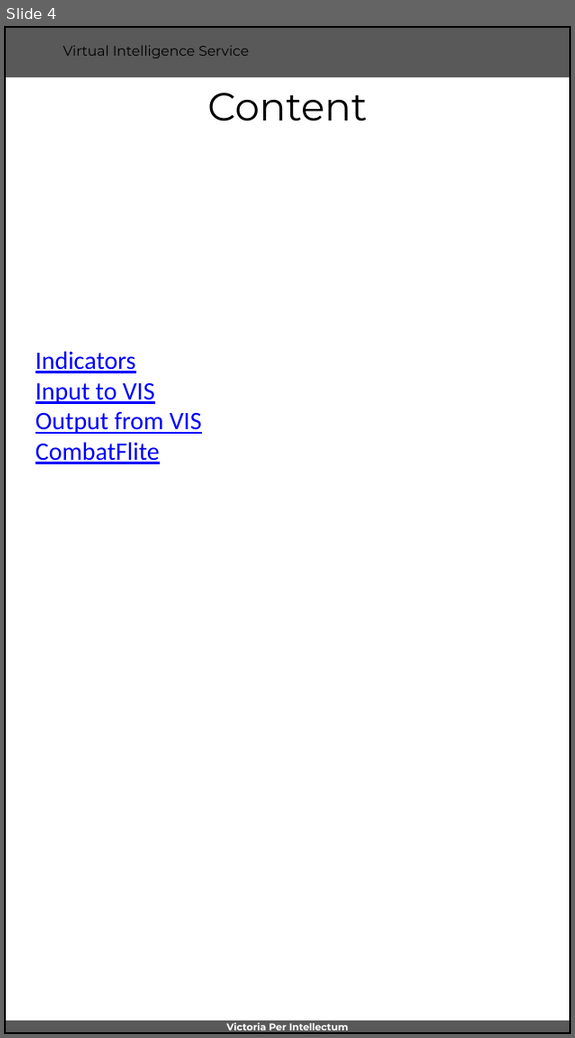
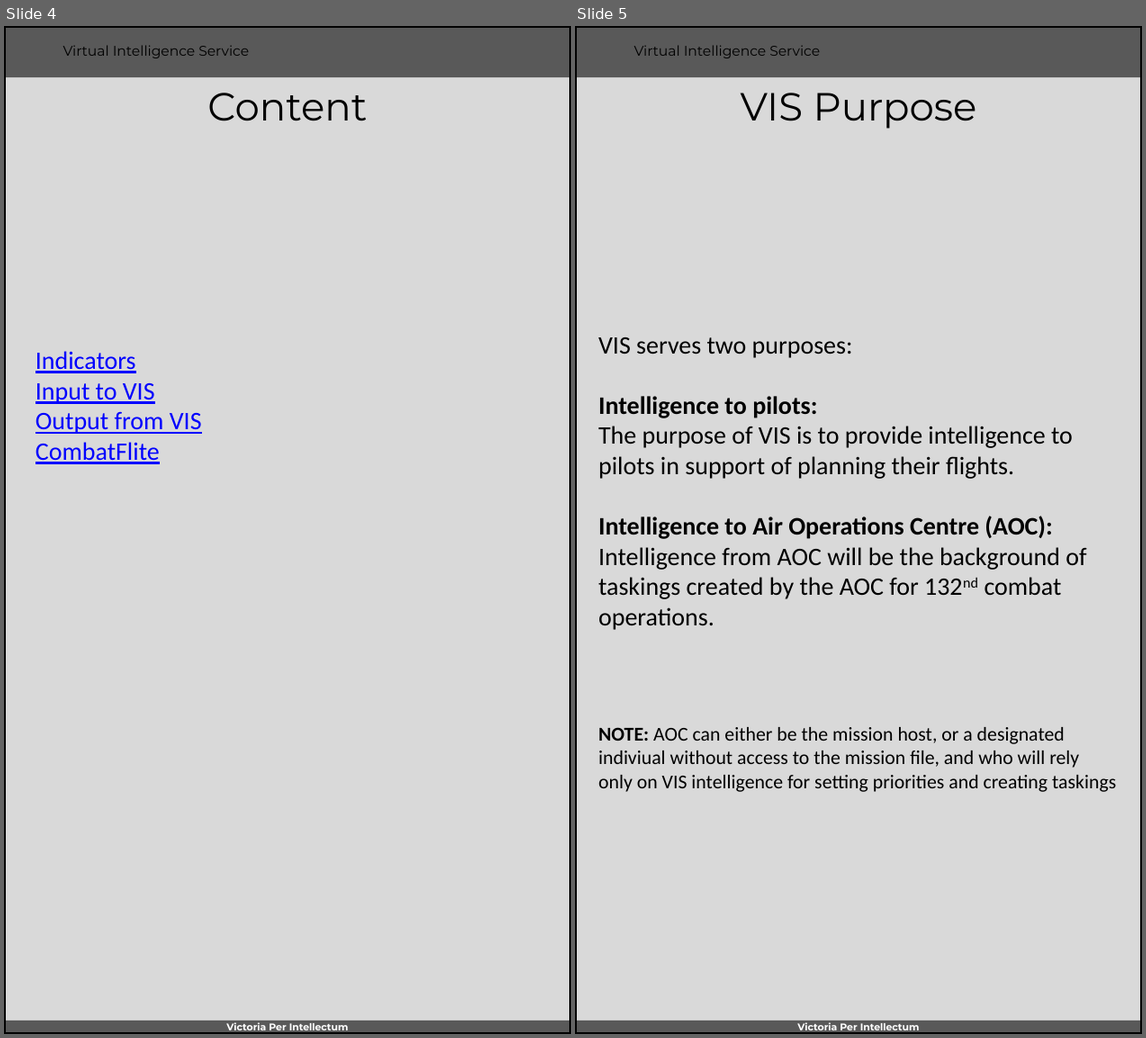
Before and after one commit to 132nd-vWing/VIS, a slide deck: VIS WORKSPACE/VIS Instructions.pptx. Shown side by side, each under a label of ours: slide 4 before the commit, slides 4 and 5 after it. The pictures are 575x1038 and 1146x1038 pixels, drawn with LibreOffice and Linux fonts; fonts in the diff are those of the drawing; background and template pictures are left out. Boxes give left, top, right and bottom in pixels: in the first picture for what was removed or moved away, otherwise in the second. Text is boxed around its words. In the diff, an @@ line names an element or a change of style, - is before the commit and + after.

```diff
--- a/VIS WORKSPACE/VIS Instructions.pptx
+++ b/VIS WORKSPACE/VIS Instructions.pptx
@@ slide 5 added at (575,26,1142,1034), background #D9D9D9; not listed: 5 template elements that a slide beside it also shows @@
@@ title added at (741,93,977,129), 28 pt, text #000000 @@
+VIS Purpose
@@ text added at (598,337,1116,792), 18 pt, text #000000 @@
+VIS serves two purposes:
+Intelligence to pilots:
+The purpose of VIS is to provide intelligence to pilots in support of planning their flights.
+Intelligence to Air Operations Centre (AOC):
+Intelligence from AOC will be the background of taskings created by the AOC for 132nd combat operations.
+NOTE: AOC can either be the mission host, or a designated indiviual without access to the mission file, and who will rely only on VIS intelligence for setting priorities and creating taskings
@@ slide 4 changed as well @@
@@ background #FFFFFF to #D9D9D9 @@
```
Also in this commit, not shown: 13 other slides changed, 3 other files.
